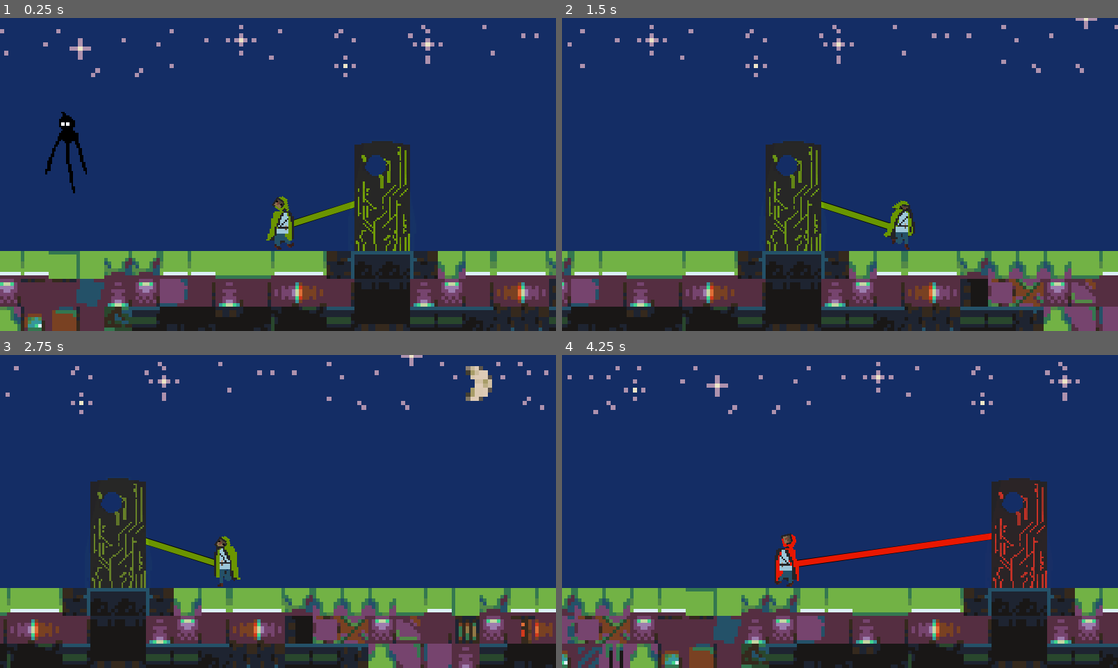
Above: before the commit, frames 1-4 (two rows, left to right).
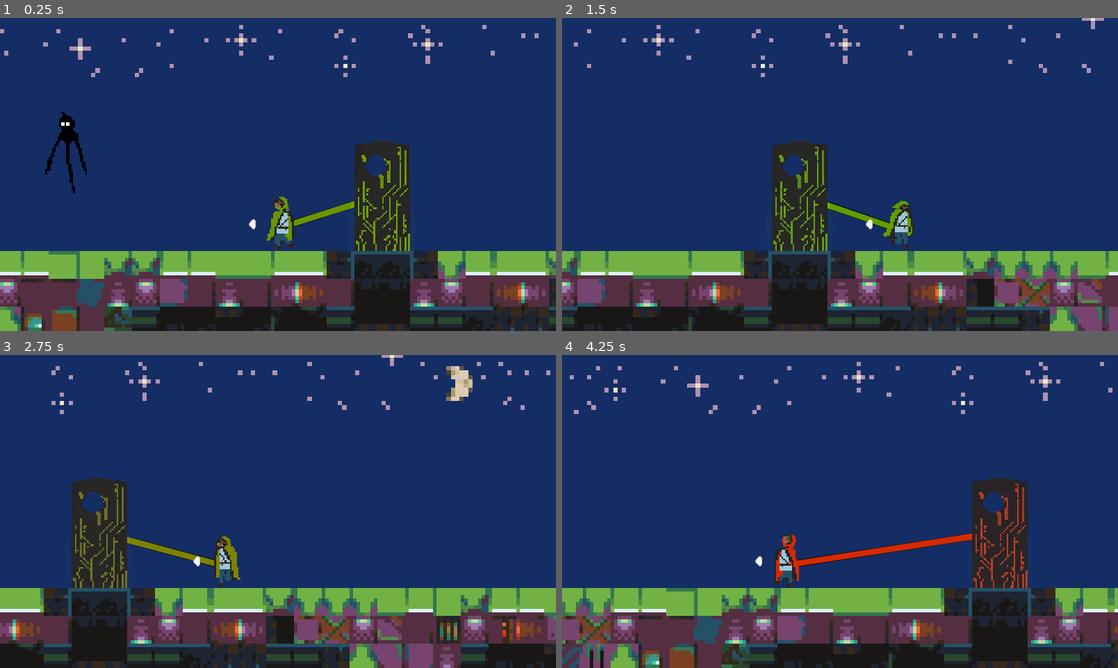
Above: after the commit, the same moments.

Repository: MHillier98/FeedThePillar
Game: Godot game, scene res://Scenes/TestScene.tscn
The game is run twice, just before and just after one commit, with the same random seed, the same clock (stepped at 60 frames per second) and the same inputs.
Inputs (mouse positions are in pixels of both pictures, inside the frame that each line leads up to):
- Up to frame 1 (0.25 s): no input
- Up to frame 2 (1.5 s): move the mouse to (595, 152) at 0.52 s; hold W (up) 0.53-1.28 s; hold D (right) from 0.53 s (still down); click (595, 152) at 0.67 s; move the mouse to (1006, 221) at 1.27 s; tap W (up) at 1.35 s
- Up to frame 3 (2.75 s): tap W (up) at 1.52, 1.82 s; move the mouse to (111, 464) at 2.02 s; release D (right) at 2.03 s; hold A (left) from 2.03 s (still down); hold W (up) from 2.03 s (still down)
- Up to frame 4 (4.25 s): keep holding A (left); move the mouse to (867, 511) at 2.77 s; release W (up) at 2.78 s; tap W (up) at 2.85, 3.02, 3.32 s; click (867, 511) at 2.92 s; move the mouse to (756, 433) at 3.52 s; hold W (up) from 3.53 s (still down)

The runs differ from the first frame. In frame 1, less than 0.1% of the frame differs, in the area x 44-46%, y 64-68%; in frame 2, 11%; in frame 3, 18%, in the area x 0-100%, y 0-100%; in frame 4, 18%.

Commit message:
Added arrow indicators

Diff:
--- a/Scenes/Player.tscn
+++ b/Scenes/Player.tscn
@@ -6,179 +6,180 @@
 [ext_resource path="res://Images/PlayerHeadSheet.png" type="Texture" id=4]
 [ext_resource path="res://Images/PlayerBodySheet.png" type="Texture" id=5]
 [ext_resource path="res://Images/PlayerBodyAccentSheet.png" type="Texture" id=6]
-
-[sub_resource type="CapsuleShape2D" id=1]
+[ext_resource path="res://Images/Arrow.png" type="Texture" id=7]
+
+[sub_resource type="CapsuleShape2D" id=42]
 radius = 15.0
 height = 35.0
 
-[sub_resource type="CapsuleShape2D" id=2]
+[sub_resource type="CapsuleShape2D" id=43]
 radius = 9.0
 height = 1.0
 
-[sub_resource type="AtlasTexture" id=3]
+[sub_resource type="AtlasTexture" id=44]
 atlas = ExtResource( 4 )
 region = Rect2( 0, 0, 10, 10 )
 
-[sub_resource type="AtlasTexture" id=4]
+[sub_resource type="AtlasTexture" id=45]
 atlas = ExtResource( 4 )
 region = Rect2( 10, 0, 10, 10 )
 
-[sub_resource type="AtlasTexture" id=5]
+[sub_resource type="AtlasTexture" id=46]
 atlas = ExtResource( 4 )
 region = Rect2( 20, 0, 10, 10 )
 
-[sub_resource type="AtlasTexture" id=6]
+[sub_resource type="AtlasTexture" id=47]
 atlas = ExtResource( 4 )
 region = Rect2( 30, 0, 10, 10 )
 
-[sub_resource type="AtlasTexture" id=7]
+[sub_resource type="AtlasTexture" id=48]
 atlas = ExtResource( 4 )
 region = Rect2( 40, 0, 10, 10 )
 
-[sub_resource type="AtlasTexture" id=8]
+[sub_resource type="AtlasTexture" id=49]
 atlas = ExtResource( 4 )
 region = Rect2( 50, 0, 10, 10 )
 
-[sub_resource type="AtlasTexture" id=9]
+[sub_resource type="AtlasTexture" id=50]
 atlas = ExtResource( 4 )
 region = Rect2( 60, 0, 10, 10 )
 
-[sub_resource type="AtlasTexture" id=10]
+[sub_resource type="AtlasTexture" id=51]
 atlas = ExtResource( 4 )
 region = Rect2( 70, 0, 10, 10 )
 
-[sub_resource type="SpriteFrames" id=11]
-animations = [ {
-"frames": [ SubResource( 3 ), SubResource( 4 ), SubResource( 5 ), SubResource( 6 ), SubResource( 7 ), SubResource( 8 ), SubResource( 9 ), SubResource( 10 ) ],
-"loop": true,
-"name": "default",
-"speed": 5.0
-} ]
-
-[sub_resource type="AtlasTexture" id=12]
+[sub_resource type="SpriteFrames" id=52]
+animations = [ {
+"frames": [ SubResource( 44 ), SubResource( 45 ), SubResource( 46 ), SubResource( 47 ), SubResource( 48 ), SubResource( 49 ), SubResource( 50 ), SubResource( 51 ) ],
+"loop": true,
+"name": "default",
+"speed": 5.0
+} ]
+
+[sub_resource type="AtlasTexture" id=53]
 atlas = ExtResource( 1 )
 region = Rect2( 0, 0, 10, 10 )
 
-[sub_resource type="AtlasTexture" id=13]
+[sub_resource type="AtlasTexture" id=54]
 atlas = ExtResource( 1 )
 region = Rect2( 10, 0, 10, 10 )
 
-[sub_resource type="AtlasTexture" id=14]
+[sub_resource type="AtlasTexture" id=55]
 atlas = ExtResource( 1 )
 region = Rect2( 20, 0, 10, 10 )
 
-[sub_resource type="AtlasTexture" id=15]
+[sub_resource type="AtlasTexture" id=56]
 atlas = ExtResource( 1 )
 region = Rect2( 30, 0, 10, 10 )
 
-[sub_resource type="AtlasTexture" id=16]
+[sub_resource type="AtlasTexture" id=57]
 atlas = ExtResource( 1 )
 region = Rect2( 40, 0, 10, 10 )
 
-[sub_resource type="AtlasTexture" id=17]
+[sub_resource type="AtlasTexture" id=58]
 atlas = ExtResource( 1 )
 region = Rect2( 50, 0, 10, 10 )
 
-[sub_resource type="AtlasTexture" id=18]
+[sub_resource type="AtlasTexture" id=59]
 atlas = ExtResource( 1 )
 region = Rect2( 60, 0, 10, 10 )
 
-[sub_resource type="AtlasTexture" id=19]
+[sub_resource type="AtlasTexture" id=60]
 atlas = ExtResource( 1 )
 region = Rect2( 70, 0, 10, 10 )
 
-[sub_resource type="SpriteFrames" id=20]
-animations = [ {
-"frames": [ SubResource( 12 ), SubResource( 13 ), SubResource( 14 ), SubResource( 15 ), SubResource( 16 ), SubResource( 17 ), SubResource( 18 ), SubResource( 19 ) ],
-"loop": true,
-"name": "default",
-"speed": 5.0
-} ]
-
-[sub_resource type="CapsuleShape2D" id=21]
+[sub_resource type="SpriteFrames" id=61]
+animations = [ {
+"frames": [ SubResource( 53 ), SubResource( 54 ), SubResource( 55 ), SubResource( 56 ), SubResource( 57 ), SubResource( 58 ), SubResource( 59 ), SubResource( 60 ) ],
+"loop": true,
+"name": "default",
+"speed": 5.0
+} ]
+
+[sub_resource type="CapsuleShape2D" id=62]
 radius = 14.0
 
-[sub_resource type="AtlasTexture" id=22]
+[sub_resource type="AtlasTexture" id=63]
 atlas = ExtResource( 5 )
 region = Rect2( 0, 0, 18, 23 )
 
-[sub_resource type="AtlasTexture" id=23]
+[sub_resource type="AtlasTexture" id=64]
 atlas = ExtResource( 5 )
 region = Rect2( 18, 0, 18, 23 )
 
-[sub_resource type="AtlasTexture" id=24]
+[sub_resource type="AtlasTexture" id=65]
 atlas = ExtResource( 5 )
 region = Rect2( 36, 0, 18, 23 )
 
-[sub_resource type="AtlasTexture" id=25]
+[sub_resource type="AtlasTexture" id=66]
 atlas = ExtResource( 5 )
 region = Rect2( 54, 0, 18, 23 )
 
-[sub_resource type="AtlasTexture" id=26]
+[sub_resource type="AtlasTexture" id=67]
 atlas = ExtResource( 5 )
 region = Rect2( 72, 0, 18, 23 )
 
-[sub_resource type="AtlasTexture" id=27]
+[sub_resource type="AtlasTexture" id=68]
 atlas = ExtResource( 5 )
 region = Rect2( 90, 0, 18, 23 )
 
-[sub_resource type="AtlasTexture" id=28]
+[sub_resource type="AtlasTexture" id=69]
 atlas = ExtResource( 5 )
 region = Rect2( 108, 0, 18, 23 )
 
-[sub_resource type="AtlasTexture" id=29]
+[sub_resource type="AtlasTexture" id=70]
 atlas = ExtResource( 5 )
 region = Rect2( 126, 0, 18, 23 )
 
-[sub_resource type="SpriteFrames" id=30]
-animations = [ {
-"frames": [ SubResource( 22 ), SubResource( 23 ), SubResource( 24 ), SubResource( 25 ), SubResource( 26 ), SubResource( 27 ), SubResource( 28 ), SubResource( 29 ) ],
-"loop": true,
-"name": "default",
-"speed": 5.0
-} ]
-
-[sub_resource type="AtlasTexture" id=31]
+[sub_resource type="SpriteFrames" id=71]
+animations = [ {
+"frames": [ SubResource( 63 ), SubResource( 64 ), SubResource( 65 ), SubResource( 66 ), SubResource( 67 ), SubResource( 68 ), SubResource( 69 ), SubResource( 70 ) ],
+"loop": true,
+"name": "default",
+"speed": 5.0
+} ]
+
+[sub_resource type="AtlasTexture" id=72]
 atlas = ExtResource( 6 )
 region = Rect2( 0, 0, 18, 23 )
 
-[sub_resource type="AtlasTexture" id=32]
+[sub_resource type="AtlasTexture" id=73]
 atlas = ExtResource( 6 )
 region = Rect2( 18, 0, 18, 23 )
 
-[sub_resource type="AtlasTexture" id=33]
+[sub_resource type="AtlasTexture" id=74]
 atlas = ExtResource( 6 )
 region = Rect2( 36, 0, 18, 23 )
 
-[sub_resource type="AtlasTexture" id=34]
+[sub_resource type="AtlasTexture" id=75]
 atlas = ExtResource( 6 )
 region = Rect2( 54, 0, 18, 23 )
 
-[sub_resource type="AtlasTexture" id=35]
+[sub_resource type="AtlasTexture" id=76]
 atlas = ExtResource( 6 )
 region = Rect2( 72, 0, 18, 23 )
 
-[sub_resource type="AtlasTexture" id=36]
+[sub_resource type="AtlasTexture" id=77]
 atlas = ExtResource( 6 )
 region = Rect2( 90, 0, 18, 23 )
 
-[sub_resource type="AtlasTexture" id=37]
+[sub_resource type="AtlasTexture" id=78]
 atlas = ExtResource( 6 )
 region = Rect2( 108, 0, 18, 23 )
 
-[sub_resource type="AtlasTexture" id=38]
+[sub_resource type="AtlasTexture" id=79]
 atlas = ExtResource( 6 )
 region = Rect2( 126, 0, 18, 23 )
 
-[sub_resource type="SpriteFrames" id=39]
-animations = [ {
-"frames": [ SubResource( 31 ), SubResource( 32 ), SubResource( 33 ), SubResource( 34 ), SubResource( 35 ), SubResource( 36 ), SubResource( 37 ), SubResource( 38 ) ],
-"loop": true,
-"name": "default",
-"speed": 5.0
-} ]
-
-[sub_resource type="Animation" id=40]
+[sub_resource type="SpriteFrames" id=80]
+animations = [ {
+"frames": [ SubResource( 72 ), SubResource( 73 ), SubResource( 74 ), SubResource( 75 ), SubResource( 76 ), SubResource( 77 ), SubResource( 78 ), SubResource( 79 ) ],
+"loop": true,
+"name": "default",
+"speed": 5.0
+} ]
+
+[sub_resource type="Animation" id=81]
 length = 0.2
 tracks/0/type = "value"
 tracks/0/path = NodePath("HeadCollisionShape:position")
@@ -212,48 +213,54 @@
 script = ExtResource( 2 )
 
 [node name="Area2D" type="Area2D" parent="."]
+__meta__ = {
+"_edit_group_": true,
+"_edit_lock_": true
+}
 
 [node name="CollisionShape2D" type="CollisionShape2D" parent="Area2D"]
 position = Vector2( 3, -5 )
-shape = SubResource( 1 )
+shape = SubResource( 42 )
 
 [node name="HeadCollisionShape" type="CollisionShape2D" parent="."]
-position = Vector2( -2, -26 )
-shape = SubResource( 2 )
+position = Vector2( 4, -26 )
+shape = SubResource( 43 )
 script = ExtResource( 3 )
 __meta__ = {
-"_edit_group_": true
+"_edit_group_": true,
+"_edit_lock_": true
 }
 
 [node name="AnimatedHead" type="AnimatedSprite" parent="HeadCollisionShape"]
 scale = Vector2( 2, 2 )
-frames = SubResource( 11 )
+frames = SubResource( 52 )
 speed_scale = 2.0
 
 [node name="AnimatedHeadAccent" type="AnimatedSprite" parent="HeadCollisionShape"]
 scale = Vector2( 2, 2 )
-frames = SubResource( 20 )
+frames = SubResource( 61 )
 speed_scale = 2.0
 
 [node name="BodyCollisionShape" type="CollisionShape2D" parent="."]
 position = Vector2( 4, 2 )
-shape = SubResource( 21 )
-__meta__ = {
-"_edit_group_": true
+shape = SubResource( 62 )
+__meta__ = {
+"_edit_group_": true,
+"_edit_lock_": true
 }
 
 [node name="AnimatedBody" type="AnimatedSprite" parent="BodyCollisionShape"]
 scale = Vector2( 2, 2 )
-frames = SubResource( 30 )
+frames = SubResource( 71 )
 speed_scale = 2.0
 
 [node name="AnimatedBodyAccent" type="AnimatedSprite" parent="BodyCollisionShape"]
 scale = Vector2( 2, 2 )
-frames = SubResource( 39 )
+frames = SubResource( 80 )
 speed_scale = 2.0
 
 [node name="AnimationPlayer" type="AnimationPlayer" parent="."]
-"anims/Look Left" = SubResource( 40 )
+"anims/Look Left" = SubResource( 81 )
 "anims/Look Right" = SubResource( 41 )
 
 [node name="PointsLabel" type="Label" parent="."]
@@ -264,5 +271,17 @@
 align = 1
 valign = 1
 __meta__ = {
+"_edit_lock_": true,
 "_edit_use_anchors_": false
 }
+
+[node name="RightArrow" type="Sprite" parent="."]
+position = Vector2( 30, -5 )
+scale = Vector2( 0.5, 0.5 )
+texture = ExtResource( 7 )
+
+[node name="LeftArrow" type="Sprite" parent="."]
+position = Vector2( -30, -5 )
+scale = Vector2( 0.5, 0.5 )
+texture = ExtResource( 7 )
+flip_h = true
--- a/Scripts/Player.gd
+++ b/Scripts/Player.gd
@@ -5,14 +5,36 @@
 
 onready var pointsLabel = $PointsLabel
 onready var animationPlayer = $AnimationPlayer
+onready var left_arrow = $LeftArrow
+onready var right_arrow = $RightArrow
 
 const UP = Vector2(0, -1)
 const GRAVITY = 20
-const ACCELERATION = 50
+const ACCELERATION = 30
 const MAX_SPEED = 260
 const JUMP_HEIGHT = -250
 
 var motion = Vector2()
+
+var main_scene
+var wraith
+
+func _ready():
+	main_scene = get_tree().current_scene
+	wraith = main_scene.find_node("Wraith")
+	set_process(true)
+
+
+func _process(_delta):
+	if wraith != null:
+		if wraith.global_position.x > global_position.x + 100:
+			show_arrow_right()
+		elif wraith.global_position.x < global_position.x - 100:
+			show_arrow_left()
+		else:
+			hide_arrows()
+	else:
+		hide_arrows()
 
 
 func _physics_process(_delta):
@@ -89,3 +111,25 @@
 func update_text():
 	if pointsLabel != null:
 		pointsLabel.text = str(get_points())
+
+
+func show_arrow_right():
+	right_arrow.show()
+	left_arrow.hide()
+
+
+func show_arrow_left():
+	right_arrow.hide()
+	left_arrow.show()
+
+
+func hide_arrows():
+	right_arrow.hide()
+	left_arrow.hide()
+
+
+func clear_wraith():
+	wraith = null
+
+func set_wraith(new_wraith):
+	wraith = new_wraith
--- a/Scripts/Wraith.gd
+++ b/Scripts/Wraith.gd
@@ -48,6 +48,7 @@
 
 	if points <= 0:
 		animatedSprite.play("death")
+		player.clear_wraith()
 		yield(animatedSprite, "animation_finished")
 		queue_free()
 
Binary file added: Images/Arrow.png
Not shown, added: Images/Arrow.png.import
Not shown: 1 places in Scenes/Player.tscn that only renumber resources
